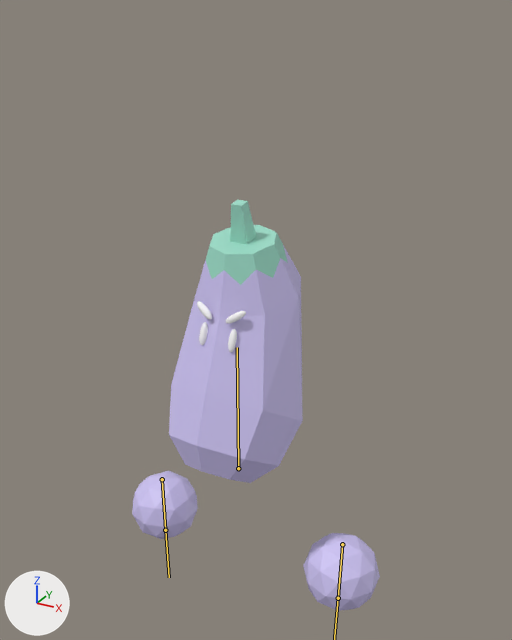
Renders of the FBX model CULLinary/Assets/Experiment/TestAssets/Dungeon/Enemies/enemy_eggplant.fbx from each side of a commit.
One viewpoint serves both versions: a 50 mm lens placed at (1.1, -1.87, 2.05), pointed at (0.04, 0.06, 1.08). Every picture has the same lights, and +X, +Y and +Z are marked at lower left. Both versions are drawn at frame 20 of the action 'Armature|Attack'; the numbers are the values there. The bones that bend it are drawn over the model as lines.

The first picture shows 'eggplant'.
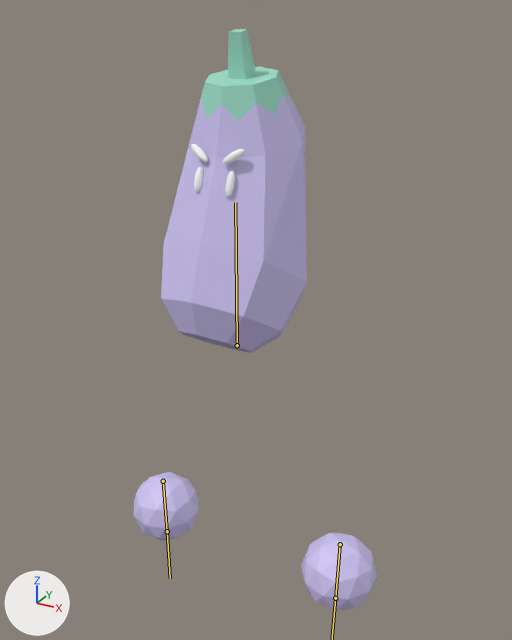
Commit message: Improve eggplant attack anim

Where the change shows, as pixel boxes (x1, y1, x2, y2) in the pictures (512 x 640 px):
'eggplant', posed (42% taller)
    before: (132, 200, 380, 611)
    after: (133, 29, 377, 611)
bone 'Bone', root to tip
    before: (238, 468) to (237, 347)
    after: (237, 345) to (235, 202)
bone 'Bone.001.L', root to tip
    before: (342, 544) to (338, 598)
    after: (340, 544) to (335, 598)
bone 'Bone.001.R', root to tip
    before: (162, 479) to (165, 530)
    after: (163, 481) to (167, 531)

What the commit changed:
Bone 'Bone' (bone_bone) moves from (0.0, 0.5, 0.0) to (0.0, 1.0, 0.0).
Bone 'Bone.001.L' (bone_bone_001_l) moves from (0.0, 0.5, 0.0) to (0.0, 1.0, 0.0).
Bone 'Bone.001.R' (bone_bone_001_r) moves from (0.0, 0.5, 0.0) to (0.0, 1.0, 0.0).
